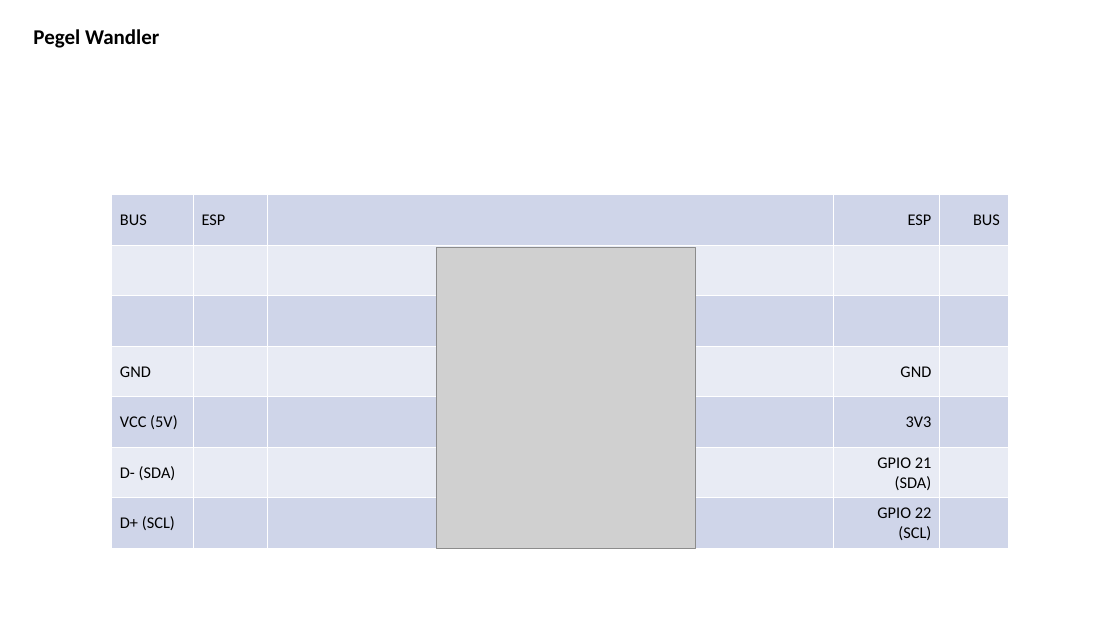
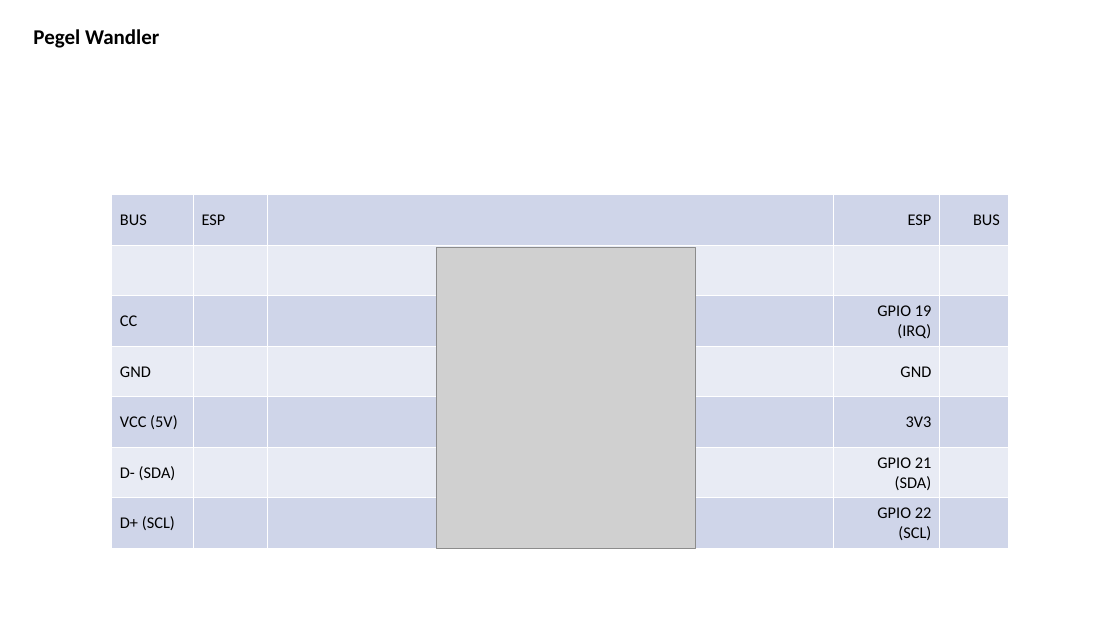
Before and after one commit to jeskes/activityboard, a slide deck: slide 20 of Activityboard.pptx. Drawn at 1120x630 pixels with LibreOffice and Linux fonts; fonts in the diff are those of the drawing; grey boxes stand for pictures. Boxes give left, top, right and bottom in pixels: in the first picture for what was removed or moved away, otherwise in the second. Text is boxed around its words. In the diff, an @@ line names an element or a change of style, - is before the commit and + after.

```diff
--- a/Activityboard.pptx
+++ b/Activityboard.pptx
@@ table at <box>112,195,1009,549</box> @@
-row 3, column 1: 
+row 3, column 1: CC
-row 3, column 4: 
+row 3, column 4: GPIO 19 (IRQ)
```
Also in this commit, not shown: 6 other slides changed, 1 slide added, 1 slide removed, 19 other files.
